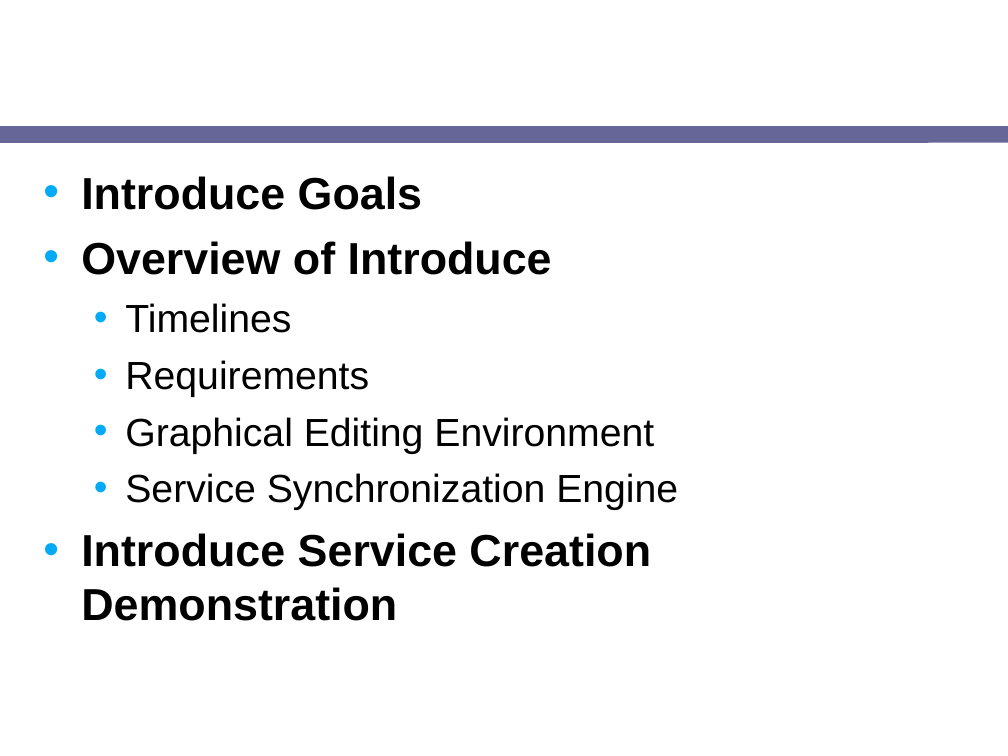
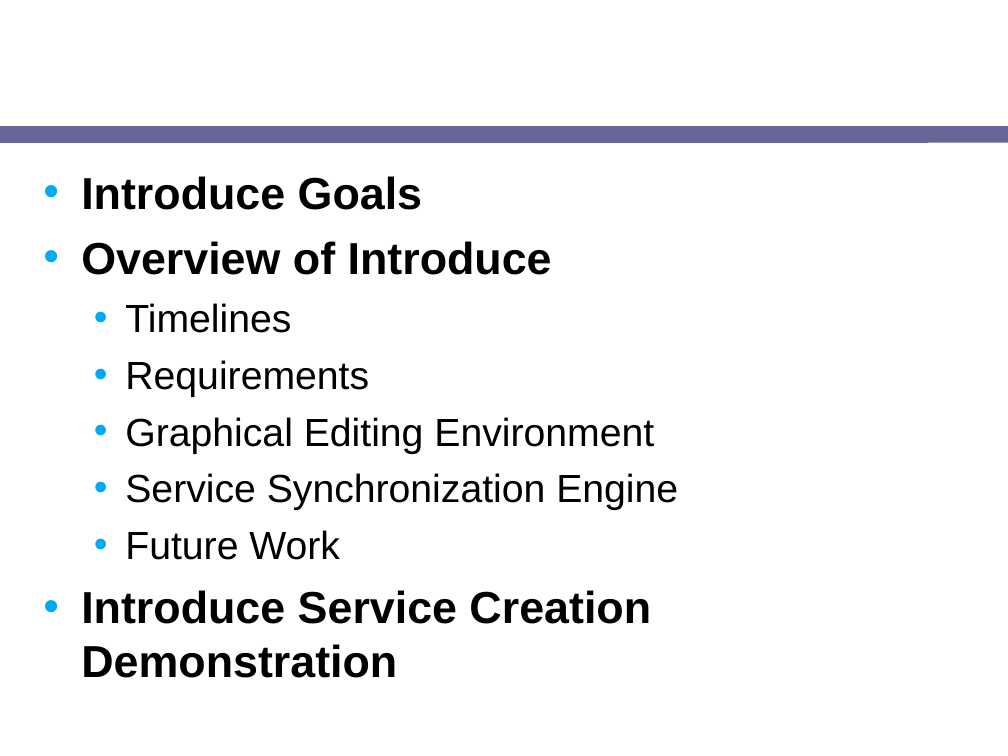
Before and after one commit to NCIP/cagrid-docs, a slide deck: slide 2 of presentations/introduce/Introduce-1.1-OGF-21.ppt. Drawn at 1008x756 pixels with LibreOffice and Linux fonts; fonts in the diff are those of the drawing; background and template pictures are left out. Boxes give left, top, right and bottom in pixels: in the first picture for what was removed or moved away, otherwise in the second. Text is boxed around its words. In the diff, an @@ line names an element or a change of style, - is before the commit and + after.

```diff
--- a/presentations/introduce/Introduce-1.1-OGF-21.ppt
+++ b/presentations/introduce/Introduce-1.1-OGF-21.ppt
@@ text at [125,530,340,560]: paragraph added @@
+  • Future Work
```
Also in this commit, not shown: 2 other slides changed, 2 slides added.
